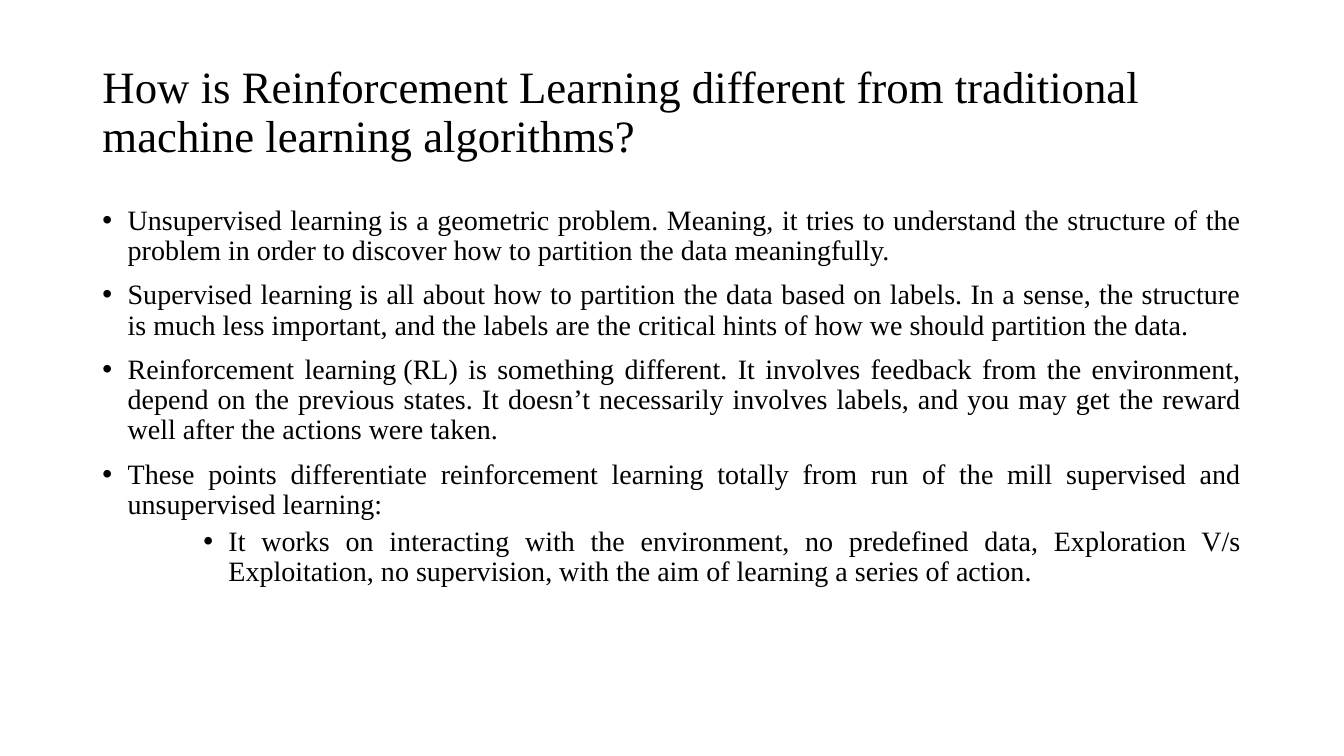
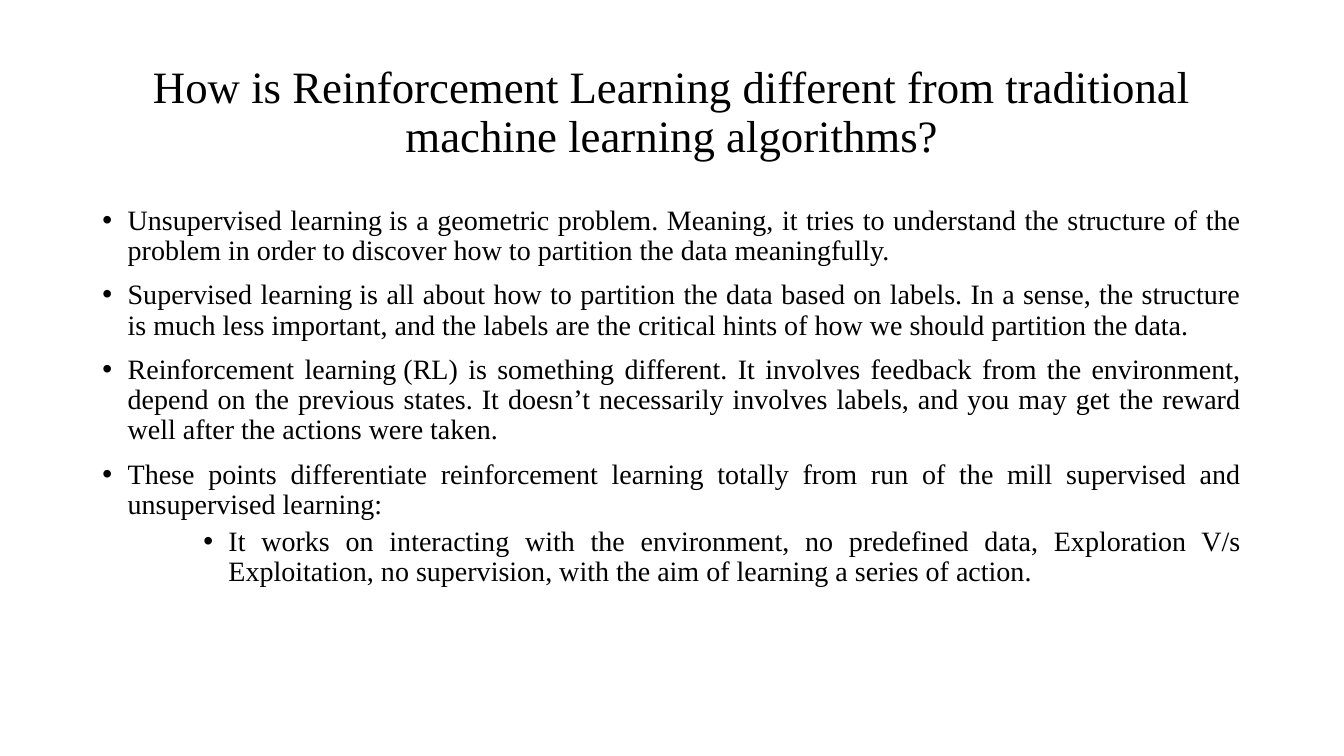
Before and after one commit to mlnewbie1996/Dissertation-MTech, a slide deck: slide 10 of Phase_I/Dissertation_Phase1.pptx (slide 11 before the commit). Drawn at 1344x756 pixels with LibreOffice and Linux fonts; fonts in the diff are those of the drawing. Boxes give left, top, right and bottom in pixels: in the first picture for what was removed or moved away, otherwise in the second. Text is boxed around its words. In the diff, an @@ line names an element or a change of style, - is before the commit and + after.

```diff
--- a/Phase_I/Dissertation_Phase1.pptx
+++ b/Phase_I/Dissertation_Phase1.pptx
@@ title "How is Reinforcement Learning different ..." at (153,71,1189,161): alignment left to centre @@
```
Also in this commit, not shown: 7 other slides changed, 2 slides added, 3 slides removed, 17 other files.
